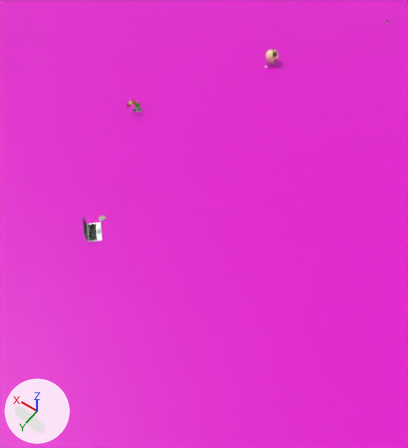
The glTF model three/assets/alcom.glb, before and after one commit.
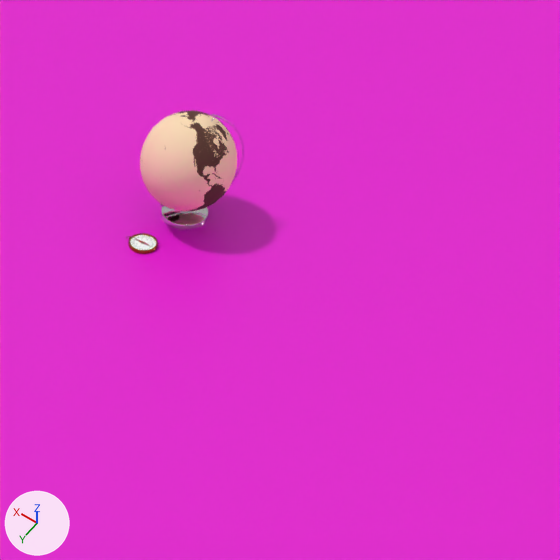
The first picture shows the older version from a 50 mm camera at (-5.99, 1.34, 13.31) aimed at (0.77, -8.12, -1.56). The close-ups show both versions on the part from 60% to 79% of the width and 8% to 25% of the height of that picture; other places that the commit changed are outside them. Every picture has the same lights, and +X, +Y and +Z are marked at lower left. Where no turn or scale is listed for an object, it has been applied to the vertices.

The first close-up shows 'dev_floor', 'globe', 'globe_stand'.
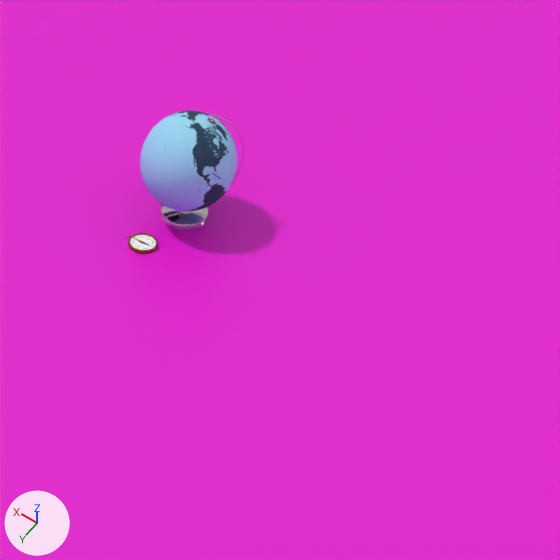
Where the change shows, as pixel boxes [x1, y1, x2, y2] in the close-ups (560 x 560 px):
'globe', surface changed
    both: [140, 111, 237, 212]

What changed in the scene script:
```text
Add img_earth_blue:
    img_earth_blue = load_image('earth-blue', '_unpacked/earth-blue', 2048, 1024, 'sRGB')
Change mat_earth:
    mat_earth.texture: img_earth -> img_earth_blue
```
